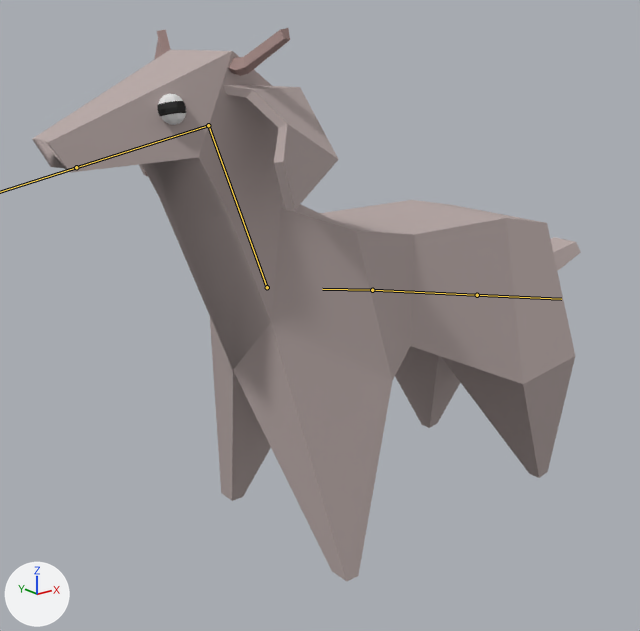
Before and after pictures for a commit that changed the FBX model Assets/models/Animals/goat.fbx.
Before and after are seen from a camera (50 mm lens) standing at (-8.36, -9.46, 7.04) and looking at (-0.52, 0.34, 3.12). The axes (+X, +Y, +Z) are drawn at lower left. The lights are the same throughout. The bones that bend it are drawn over the model as lines.

The first picture shows 'goat_model'.
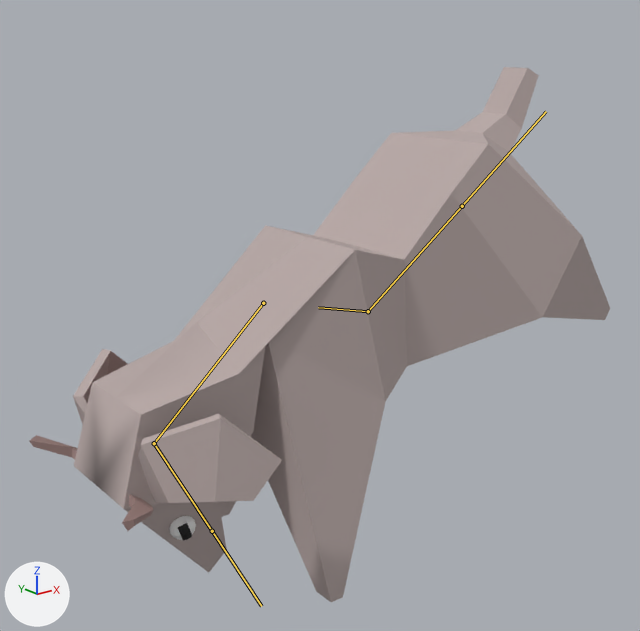
The newer file adds an action. The first version stands in its rest pose; the second is drawn at frame 5 of the action 'goat|goatThrow'.

The change, as JSON lines over the scene's bpy script:
```json
{"block": "bone_bone", "where": "bone_bone = bpy.data.objects['goat'].pose.bones['Bone']"}
{"op": "set", "path": "bone_bone.location", "old": "(0.0, 0.0, 0.0)", "new": "(-0.32, 0.02, 0.0)"}
{"op": "set", "path": "bone_bone.rotation_quaternion", "old": "(1.0, 0.0, 0.0, 0.0)", "new": "(1.0, 0.0, 0.0, -0.029)", "note": "degrees (0, 0, 0) -> degrees (0, 0, -3)"}
{"block": "bone_bone_001", "where": "bone_bone_001 = bpy.data.objects['goat'].pose.bones['Bone.001']  # child of 'Bone'"}
{"op": "set", "path": "bone_bone_001.rotation_quaternion", "old": "(1.0, 0.0, 0.0, 0.0)", "new": "(0.543, 0.0, 0.0, 0.84)", "note": "degrees (0, 0, 0) -> degrees (0, 0, 114)"}
{"block": "bone_bone_002", "where": "bone_bone_002 = bpy.data.objects['goat'].pose.bones['Bone.002']  # child of 'Bone.001'"}
{"op": "set", "path": "bone_bone_002.rotation_quaternion", "old": "(1.0, 0.0, 0.0, 0.0)", "new": "(0.999, 0.0, 0.0, -0.05)", "note": "degrees (0, 0, 0) -> degrees (0, 0, -6)"}
{"block": "bone_bone_003", "where": "bone_bone_003 = bpy.data.objects['goat'].pose.bones['Bone.003']  # child of 'Bone'"}
{"op": "set", "path": "bone_bone_003.rotation_quaternion", "old": "(1.0, 0.0, 0.0, 0.0)", "new": "(0.906, 0.422, 0.0, 0.003)", "note": "degrees (0, 0, 0) -> degrees (50, 0, 0)"}
```

Changed parts and their boxes (x1, y1, x2, y2) in the pictures (640 x 631 px):
```json
{"object": "goat_model", "change": "posed", "before": [32, 28, 581, 582], "after": [29, 67, 610, 602]}
{"bone": "Bone", "before": "(372, 290) to (322, 289)", "after": "(368, 311) to (318, 307)"}
{"bone": "Bone.001", "before": "(267, 287) to (208, 125)", "after": "(263, 303) to (154, 443)"}
{"bone": "Bone.002", "before": "(208, 125) to (76, 167)", "after": "(154, 443) to (212, 531)"}
{"bone": "Bone.003", "before": "(372, 290) to (477, 295)", "after": "(368, 311) to (462, 206)"}
```
